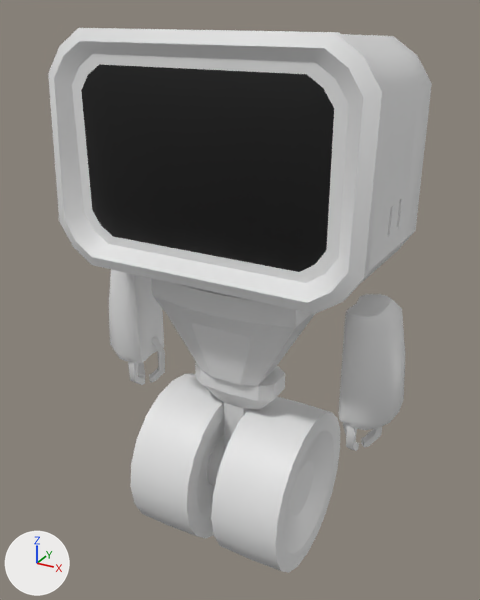
The FBX model Project Bot/Assets/Resources/models/UP-D8_Final_No-Anim/UP-D8.fbx: old version first, new version second.
Rendered twice from a 50 mm camera at (1.135, -2.06, 2.149) aimed at (-0.035, 0.066, 1.086). Arrows for +X, +Y and +Z are at lower left; the lights stay in place.

Before the edit, the objects in view are built like this:
```python
me_cube = bpy.data.meshes.new('Cube')
me_cube.from_pydata(...)  # 40 vertices, 38 faces; spans x -0.303..0.303, y -0.2..0.15, z 0.819..1.221
me_cube.materials.append(mat_torso)  # white #e7e7e7
me_cylinder = bpy.data.meshes.new('Cylinder')
me_cylinder.from_pydata(...)  # 340 vertices, 338 faces; spans x -0.584..0.584, y -0.337..0.466, z 1.268..2.09
# faces by material slot: [24, 314]
me_cylinder.materials.append(mat_screen)  # black #000000
me_cylinder.materials.append(mat_head_base)  # white #e7e7e7
me_cylinder_001 = bpy.data.meshes.new('Cylinder.001')
me_cylinder_001.from_pydata(...)  # 342 vertices, 340 faces; spans x -0.334..0.334, y -0.335..0.335, z -0.335..0.335
me_cylinder_001.materials.append(mat_wheels)  # white #e7e7e7
ob_head = bpy.data.objects.new('Head', me_cylinder)
ob_head.location = (0.0, 0.0, 0.0)
ob_torso = bpy.data.objects.new('Torso', me_cube)
ob_torso.location = (0.0, 0.0, 0.0)
ob_wheels = bpy.data.objects.new('Wheels', me_cylinder_001)
ob_wheels.location = (0.0, 0.0, 0.333)
# also in view: 'Arm' at (0.0, 0.037, 0.899); 'Waist' at (0.0, 0.0, 0.614)
```
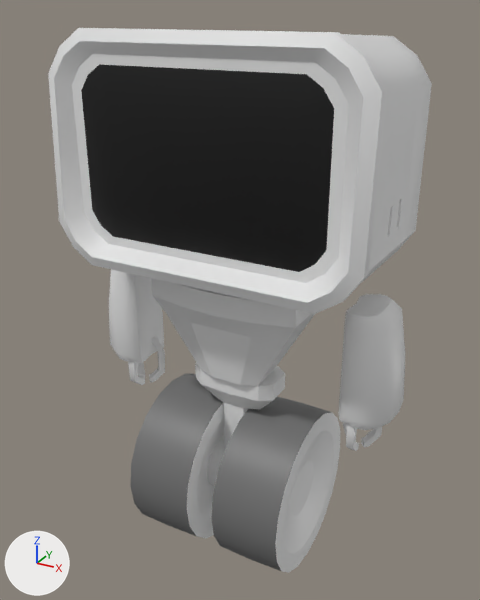
What the commit changed:
Material 'Tire' (mat_tire) is new.
Its base color is (0.163, 0.163, 0.163) (grey #707070).
me_cylinder_001 has 342 vertices, 340 faces and spans x -0.334..0.334, y -0.335..0.335, z -0.335..0.335.
me_cylinder_001 is used by ob_wheels; location (0.0, 0.0, 0.333).
me_cylinder_001 part 1: all 20 faces centred in x -0.265, y -0.326..0.326, z -0.326..0.326 switch from mat_wheels (white #e7e7e7) to mat_tire (grey #707070).
me_cylinder_001 part 2: all 20 faces centred in x -0.126, y -0.326..0.326, z -0.326..0.326 switch from mat_wheels (white #e7e7e7) to mat_tire (grey #707070).
me_cylinder_001 part 3: all 20 faces centred in x 0.126, y -0.326..0.326, z -0.326..0.326 switch from mat_wheels (white #e7e7e7) to mat_tire (grey #707070).
me_cylinder_001 part 4: all 20 faces centred in x 0.265, y -0.326..0.326, z -0.326..0.326 switch from mat_wheels (white #e7e7e7) to mat_tire (grey #707070).

What differs and where, as boxes [x1, y1, x2, y2] in the pictures (480 x 600 px):
part 1 of me_cylinder_001, recoloured (white to grey): [130, 374, 202, 525] in both
part 2 of me_cylinder_001, recoloured (white to grey): [157, 386, 223, 536] in both
part 3 of me_cylinder_001, recoloured (white to grey): [211, 397, 300, 559] in both
part 4 of me_cylinder_001, recoloured (white to grey): [242, 403, 332, 571] in both
